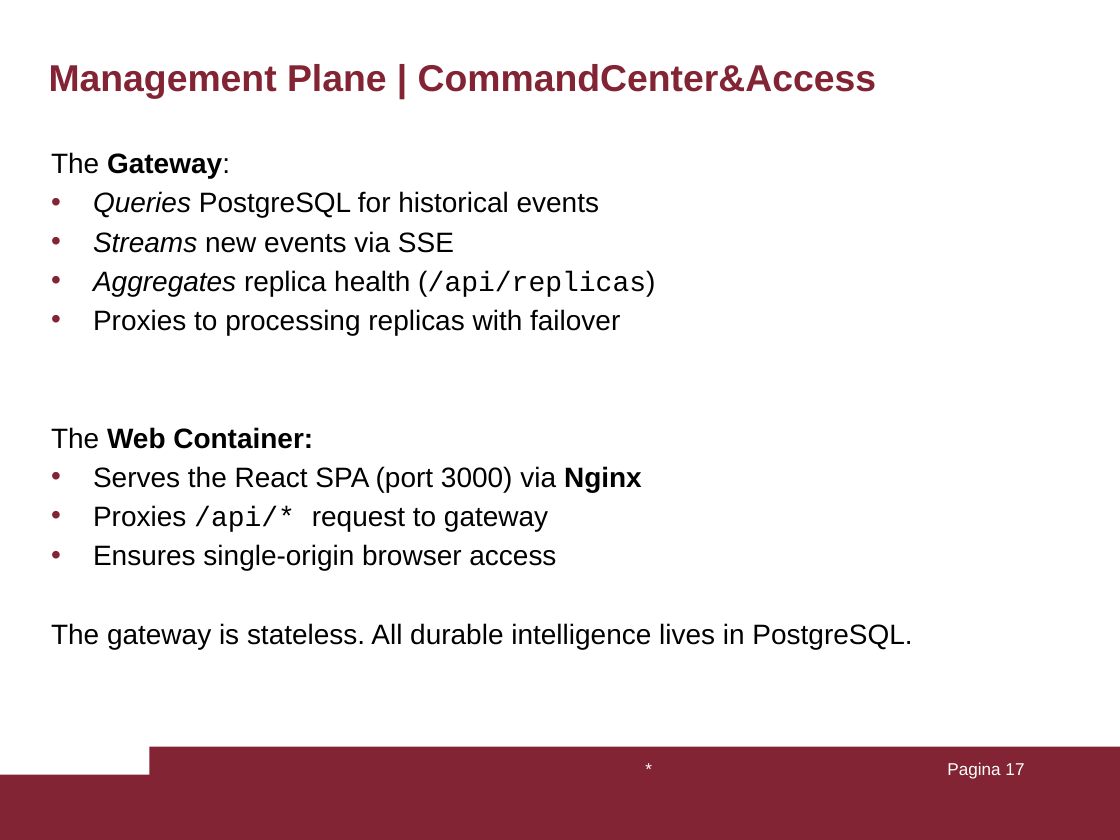
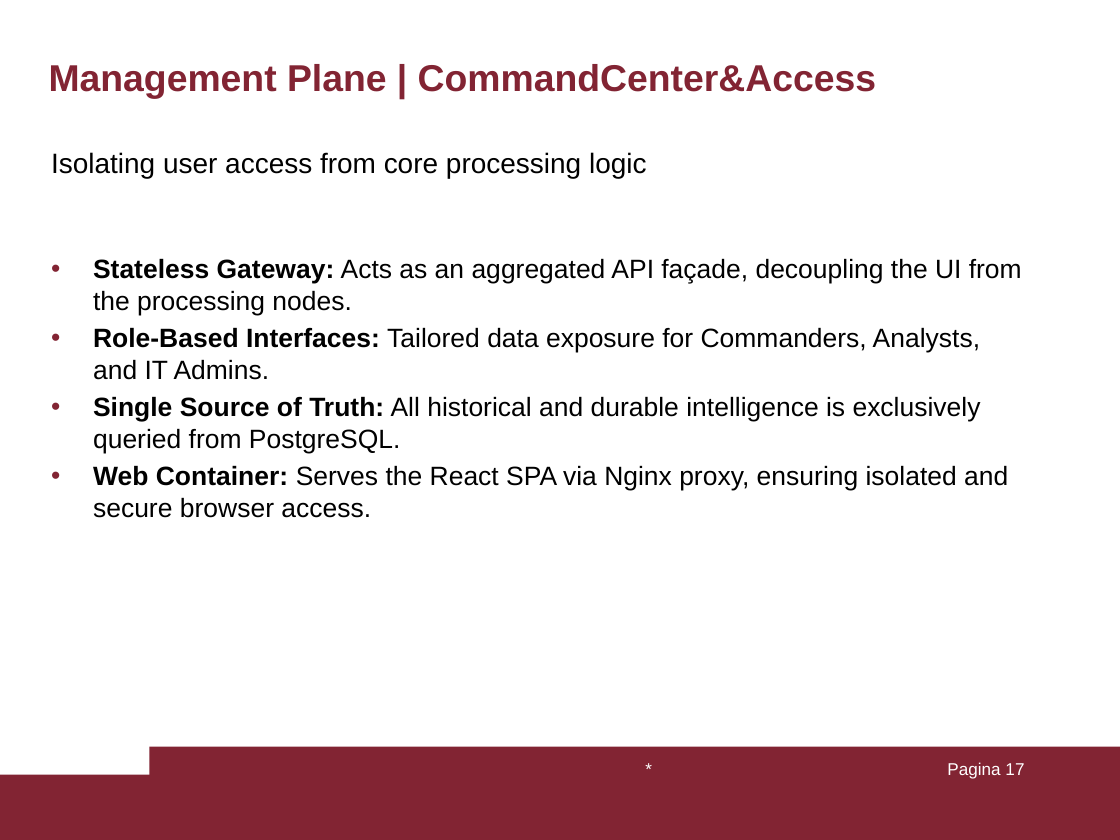
Before and after one commit to Samuelecoccoletti/Project-42, a slide deck: slide 17 of booklets/Presentazione_Project-42.pptx. Drawn at 1120x840 pixels with LibreOffice and Linux fonts; fonts in the diff are those of the drawing. Boxes give left, top, right and bottom in pixels: in the first picture for what was removed or moved away, otherwise in the second. Text is boxed around its words. In the diff, an @@ line names an element or a change of style, - is before the commit and + after.

```diff
--- a/booklets/Presentazione_Project-42.pptx
+++ b/booklets/Presentazione_Project-42.pptx
@@ text at [51,152,1022,518]: text changed; size 18 to 17 pt @@
-The Gateway:
-• Queries PostgreSQL for historical events
-• Streams new events via SSE
-• Aggregates replica health (/api/replicas)
-• Proxies to processing replicas with failover
-The Web Container:
-• Serves the React SPA (port 3000) via Nginx
-• Proxies /api/* request to gateway
-• Ensures single-origin browser access
-The gateway is stateless. All durable intelligence lives in PostgreSQL.
+Isolating user access from core processing logic
+• Stateless Gateway: Acts as an aggregated API façade, decoupling the UI from the processing nodes.
+• Role-Based Interfaces: Tailored data exposure for Commanders, Analysts, and IT Admins.
+• Single Source of Truth: All historical and durable intelligence is exclusively queried from PostgreSQL.
+• Web Container: Serves the React SPA via Nginx proxy, ensuring isolated and secure browser access.
```
Also in this commit, not shown: 5 other slides changed.
